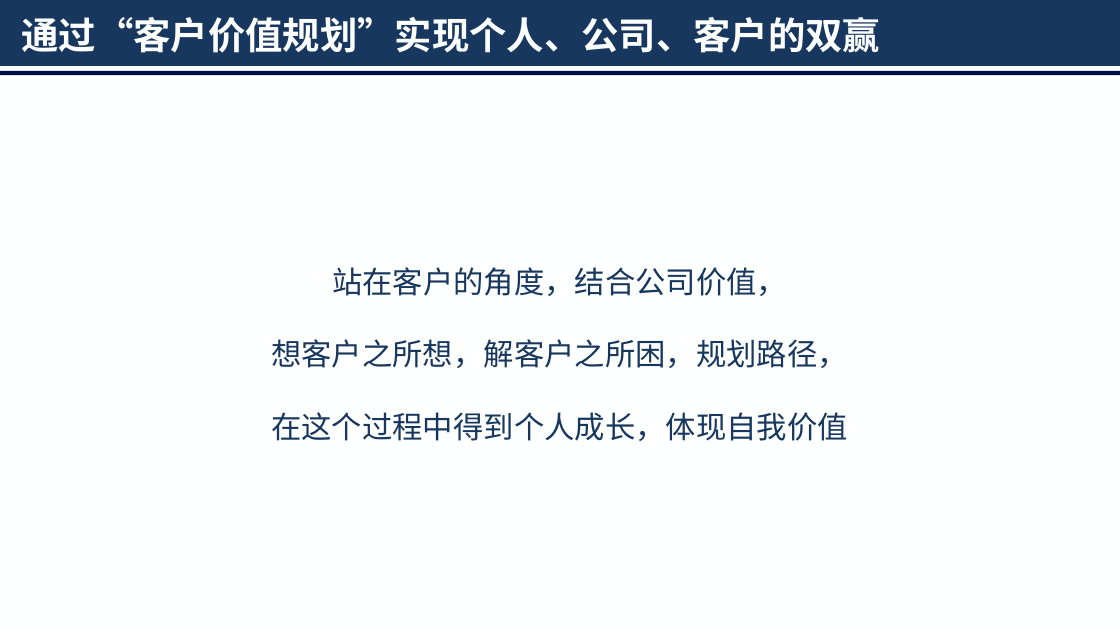
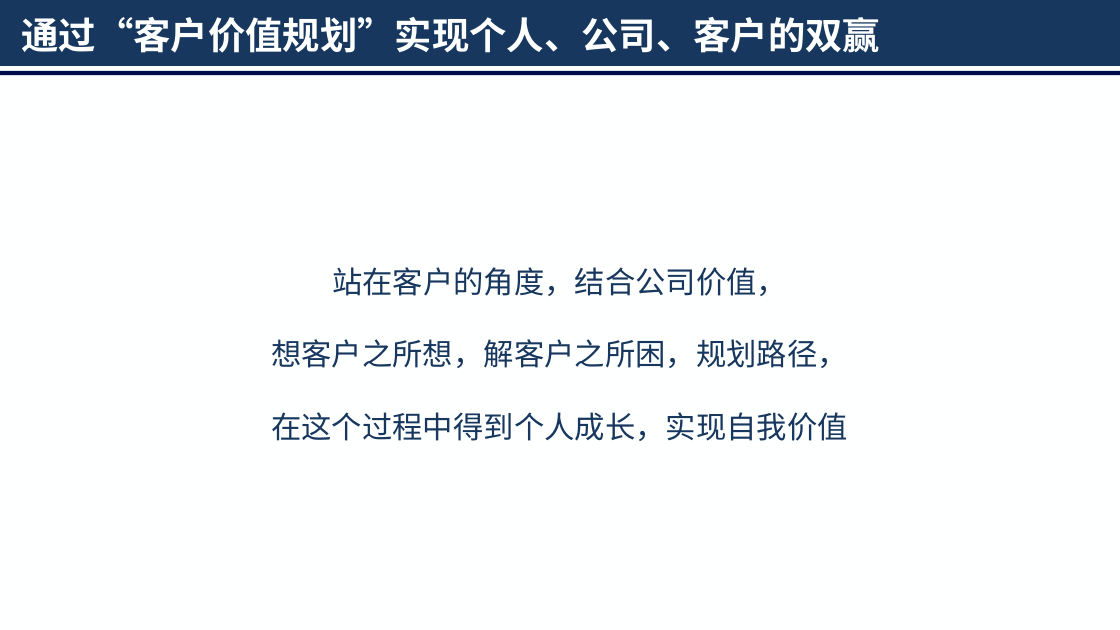
Before and after one commit to Jinzy/Primetonkb, a slide deck: slide 7 of 经验技巧总结/演讲：客户价值规划/客户价值规划.pptx. Drawn at 1120x630 pixels with LibreOffice and Linux fonts; fonts in the diff are those of the drawing; background and template pictures are left out. Boxes give left, top, right and bottom in pixels: in the first picture for what was removed or moved away, otherwise in the second. Text is boxed around its words. In the diff, an @@ line names an element or a change of style, - is before the commit and + after.

```diff
--- a/经验技巧总结/演讲：客户价值规划/客户价值规划.pptx
+++ b/经验技巧总结/演讲：客户价值规划/客户价值规划.pptx
@@ text at <box>271,412,848,441</box>: text changed @@
-在这个过程中得到个人成长，体现自我价值
+在这个过程中得到个人成长，实现自我价值
```
Also in this commit, not shown: 1 other slide changed, 9 slides added, 10 slides removed.
